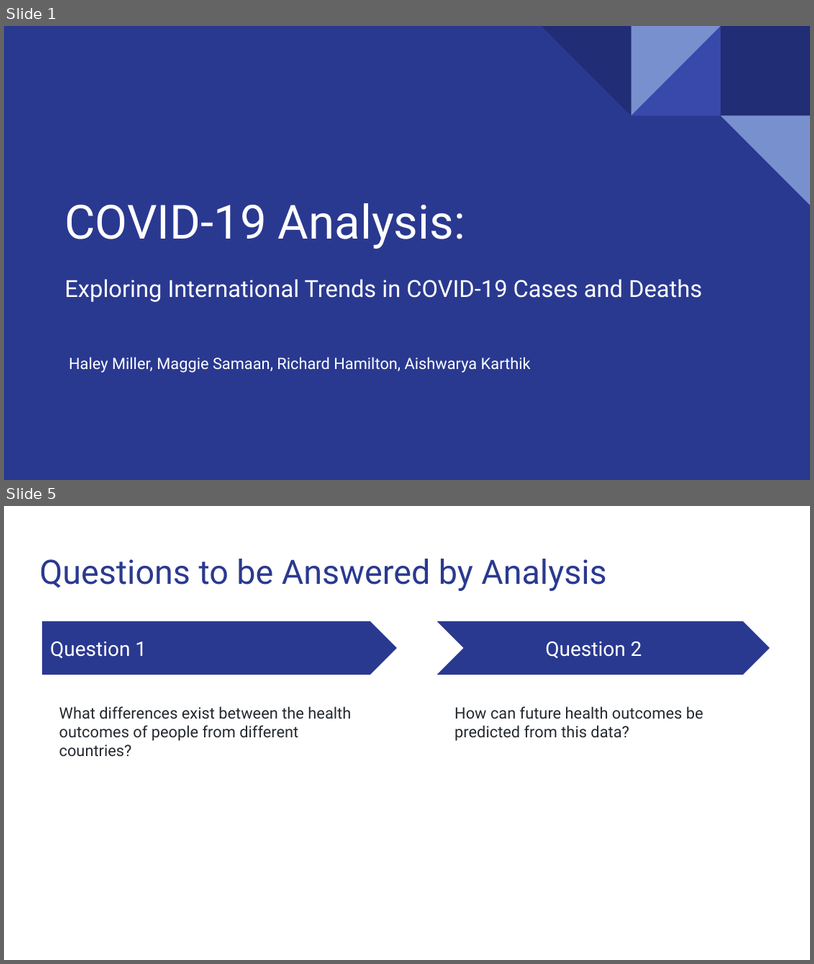
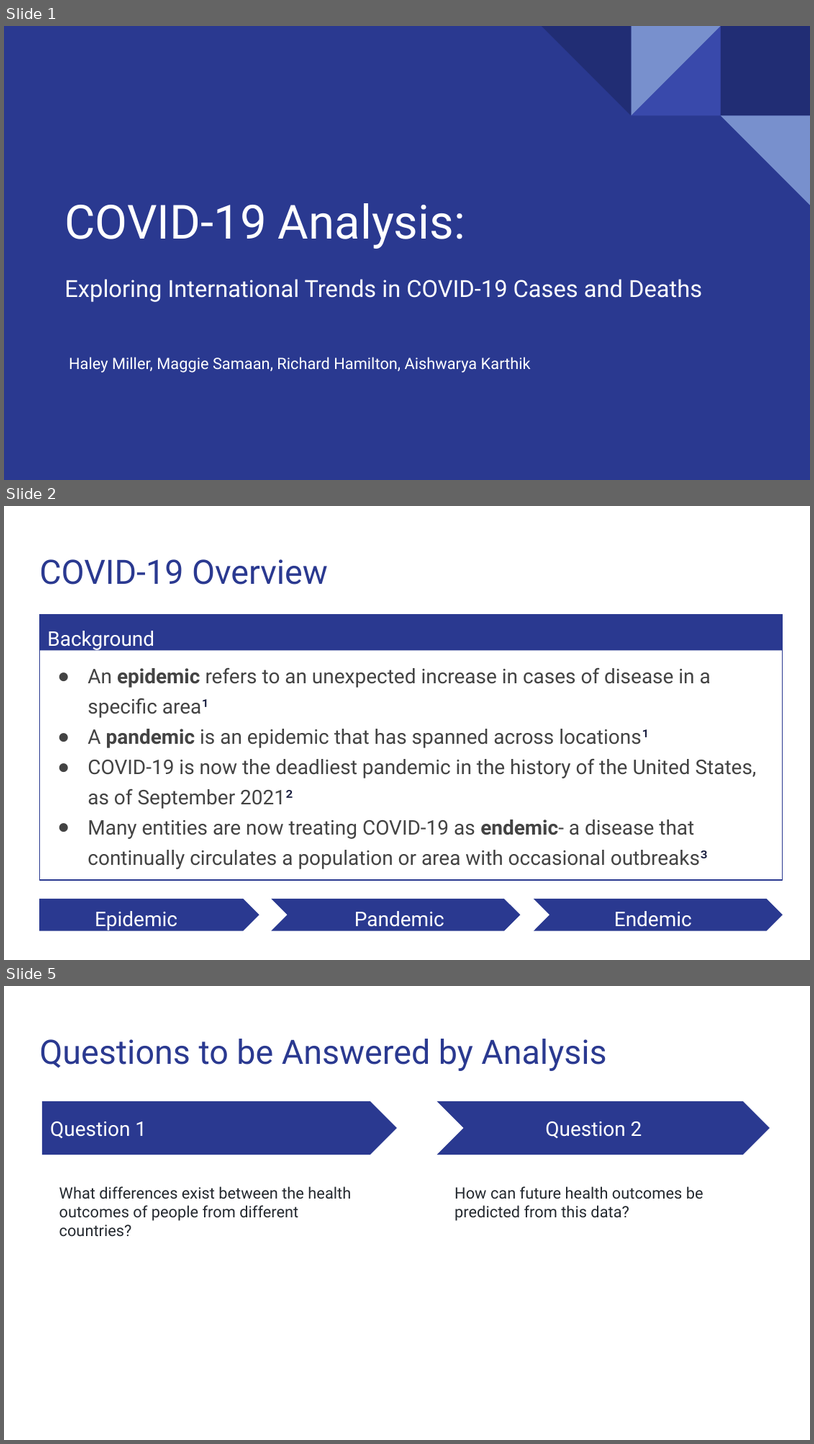
Before and after one commit to Magzzie/COVID-19_Analysis, a slide deck: COVID-19 Analysis.pptx. Shown one above the other, each under a label of ours: slides 1 and 5 before the commit, slides 1, 2 and 5 after it; the slides between them are not shown. The pictures are 814x964 and 814x1444 pixels, drawn with LibreOffice and Linux fonts; fonts in the diff are those of the drawing. Boxes give left, top, right and bottom in pixels: in the first picture for what was removed or moved away, otherwise in the second. Text is boxed around its words. In the diff, an @@ line names an element or a change of style, - is before the commit and + after.

```diff
--- a/COVID-19 Analysis.pptx
+++ b/COVID-19 Analysis.pptx
@@ slide 2 added at [4, 506, 810, 960], background #FFFFFF @@
@@ title added at [39, 559, 328, 584], 30 pt, text #2A3990 @@
+COVID-19 Overview
@@ rectangle added at [39, 614, 783, 650], fill #2A3990 @@
@@ rectangle added at [39, 614, 783, 880], outline #2A3990 0.75 pt @@
@@ text added at [47, 631, 154, 651], 18 pt, text #FFFFFF @@
+Background
@@ text added at [88, 667, 757, 869], 18 pt, text #434343 @@
+● An epidemic refers to an unexpected increase in cases of disease in a specific area¹
+● A pandemic is an epidemic that has spanned across locations¹
+● COVID-19 is now the deadliest pandemic in the history of the United States, as of September 2021²
+● Many entities are now treating COVID-19 as endemic- a disease that continually circulates a population or area with occasional outbreaks³
@@ pentagon arrow added at [39, 898, 260, 931], fill #2A3990 @@
@@ text added at [95, 911, 178, 931], 18 pt, text #FFFFFF @@
+Epidemic
@@ chevron added at [272, 898, 521, 931], fill #2A3990 @@
@@ text added at [355, 911, 445, 931], 18 pt, text #FFFFFF @@
+Pandemic
@@ chevron added at [534, 898, 783, 931], fill #2A3990 @@
@@ text added at [615, 911, 692, 931], 18 pt, text #FFFFFF @@
+Endemic
```
Also in this commit, not shown: 3 slides changed, 3 other slides added, 4 slides removed.
